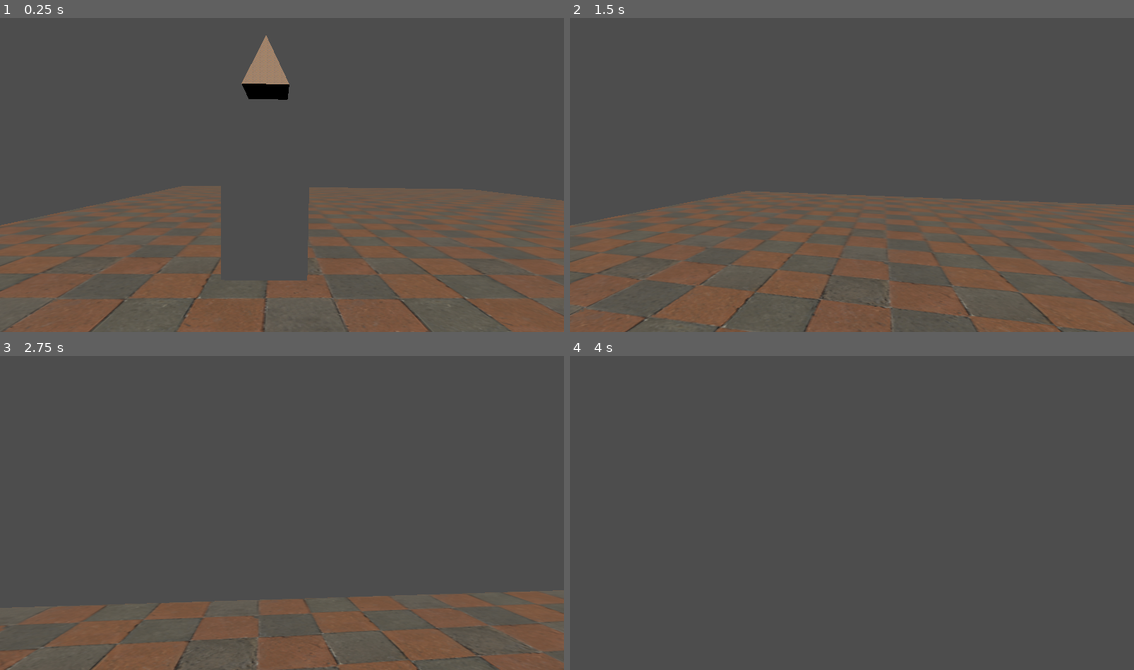
Above: before the commit, frames 1-4 (two rows, left to right).
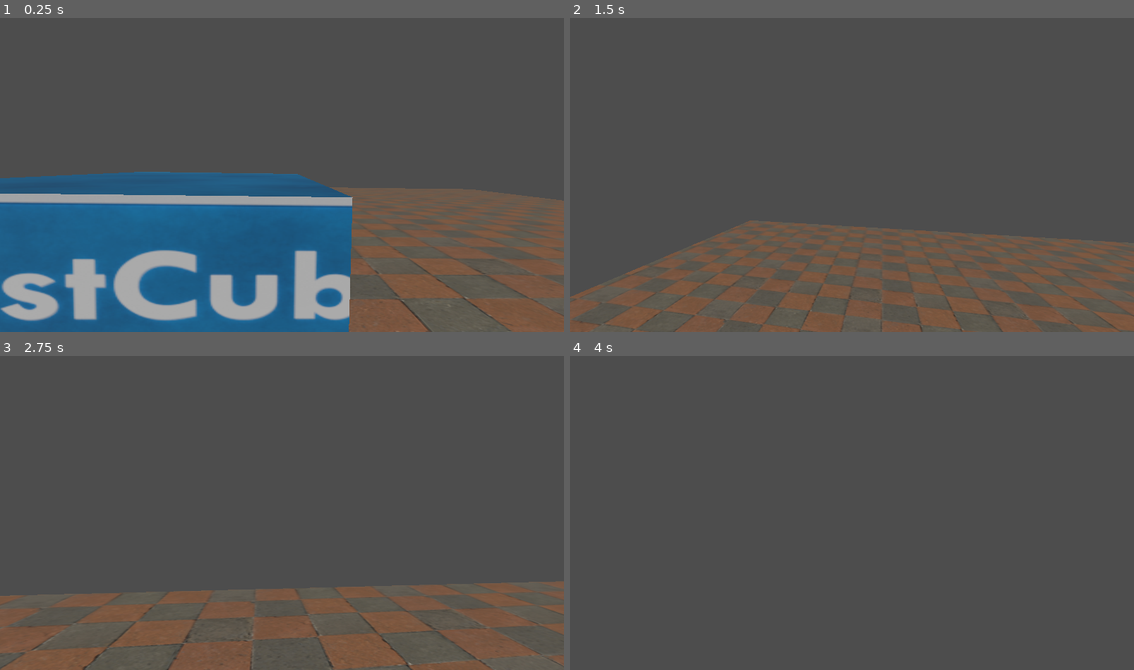
Above: after the commit, the same moments.

Repository: AnckerStudios/doors
Game: Godot game, scene res://scenes/Scene 1.tscn
The game is run twice, just before and just after one commit, with the same random seed, the same clock (stepped at 60 frames per second) and the same inputs.
Inputs (mouse positions are in pixels of both pictures, inside the frame that each line leads up to):
- Up to frame 1 (0.25 s): no input
- Up to frame 2 (1.5 s): tap Enter (ui_accept) at 0.5, 0.77 s; move the mouse to (880, 171) at 0.52 s; hold W (key_up) from 0.53 s (still down); click (880, 171) at 0.6 s; move the mouse to (823, 175) at 1.27 s; click (823, 175) at 1.35 s
- Up to frame 3 (2.75 s): keep holding W (key_up); tap Enter (ui_accept) at 1.52 s; move the mouse to (293, 506) at 2.02 s; click (293, 506) at 2.1 s
- Up to frame 4 (4 s): keep holding W (key_up); move the mouse to (846, 516) at 2.77 s; click (846, 516) at 2.85 s; tap Enter (ui_accept) at 3.02, 3.5, 3.77 s; move the mouse to (891, 516) at 3.52 s; click (891, 516) at 3.6 s

The runs differ from the first frame. In frame 1, 32% of the frame differs, in the area x 0-63%, y 5-100%; in frame 2, 17%; in frame 3, 16%; in frame 4, nothing differs.

Commit message:
Великое изменение

Diff:
--- a/props/testCube/testCube.tscn
+++ b/props/testCube/testCube.tscn
@@ -1,9 +1,12 @@
-[gd_scene load_steps=5 format=3 uid="uid://du602qgfx8elf"]
+[gd_scene load_steps=6 format=3 uid="uid://du602qgfx8elf"]
 
 [ext_resource type="Script" path="res://scripts/testCube/testCube.gd" id="1_ci8b4"]
-[ext_resource type="Material" uid="uid://4mvyk7pyms40" path="res://materials/cube_material.tres" id="2_sw0sp"]
+[ext_resource type="Texture2D" uid="uid://emj4xi1d770u" path="res://textures/testCube/testCube_blue.png" id="2_wd8d6"]
 
-[sub_resource type="QuadMesh" id="QuadMesh_2niv3"]
+[sub_resource type="BoxMesh" id="BoxMesh_rin2u"]
+
+[sub_resource type="StandardMaterial3D" id="StandardMaterial3D_ivmgy"]
+albedo_texture = ExtResource("2_wd8d6")
 
 [sub_resource type="BoxShape3D" id="BoxShape3D_b8kgl"]
 
@@ -11,9 +14,8 @@
 script = ExtResource("1_ci8b4")
 
 [node name="MeshInstance3D" type="MeshInstance3D" parent="."]
-material_override = ExtResource("2_sw0sp")
-mesh = SubResource("QuadMesh_2niv3")
+mesh = SubResource("BoxMesh_rin2u")
+surface_material_override/0 = SubResource("StandardMaterial3D_ivmgy")
 
 [node name="CollisionShape3D" type="CollisionShape3D" parent="."]
-transform = Transform3D(1, 0, 0, 0, 1, 0, 0, 0, 0.02, 0, 0, 0)
 shape = SubResource("BoxShape3D_b8kgl")
--- a/scenes/Scene 1.tscn
+++ b/scenes/Scene 1.tscn
@@ -44,13 +44,15 @@
 transform = Transform3D(1, 0, 0, 0, 0.927986, 0.372615, 0, -0.372615, 0.927986, 0, 4.57469, 7.79151)
 
 [node name="TestCube" parent="." instance=ExtResource("6_igut6")]
-transform = Transform3D(1, 0, 0, 0, 1, 0, 0, 0, 1, 0.939169, 2.85384, -8.09085)
+transform = Transform3D(1, 0, 0, 0, 1, 0, 0, 0, 1, 0.939169, 1.49534, -1.6189)
 color = "Green"
 
-[node name="Door" parent="." node_paths=PackedStringArray("other_portal") instance=ExtResource("1_ix44n")]
-transform = Transform3D(-0.982444, 0, 0.186558, 0, 1, 0, -0.186558, 0, -0.982444, 0, 1.2579, 4.94084)
-other_portal = NodePath("../Door2")
+[node name="TestCube2" parent="." instance=ExtResource("6_igut6")]
+transform = Transform3D(1, 0, 0, 0, 1, 0, 0, 0, 1, -4.01245, 1.69692, -6.62226)
 
-[node name="Door2" parent="." node_paths=PackedStringArray("other_portal") instance=ExtResource("1_ix44n")]
-transform = Transform3D(-0.999949, 0, 0.0101228, 0, 1, 0, -0.0101228, 0, -0.999949, -3.7761, 1.63372, -8.21968)
-other_portal = NodePath("../Door")
+[node name="Door" parent="." instance=ExtResource("1_ix44n")]
+transform = Transform3D(-0.999224, 0, -0.039382, 0, 1, 0, 0.039382, 0, -0.999224, 0, 2.0066, 0)
+cull_layer = 3
+
+[node name="Door2" parent="." instance=ExtResource("1_ix44n")]
+transform = Transform3D(1, 0, 0, 0, 1, 0, 0, 0, 1, 0, 1.81944, -6.4408)
--- a/scripts/player.gd
+++ b/scripts/player.gd
@@ -44,6 +44,7 @@
 	if pickedObject != null:
 		var a = pickedObject.global_transform.origin
 		var b = hand.global_transform.origin
+		pickedObject.linear_velocity = pickedObject.linear_velocity * 0.95
 		pickedObject.apply_central_impulse((b-a))
 
 func _process(delta):
Not shown: 2 places in props/door1.tscn that only renumber resources
